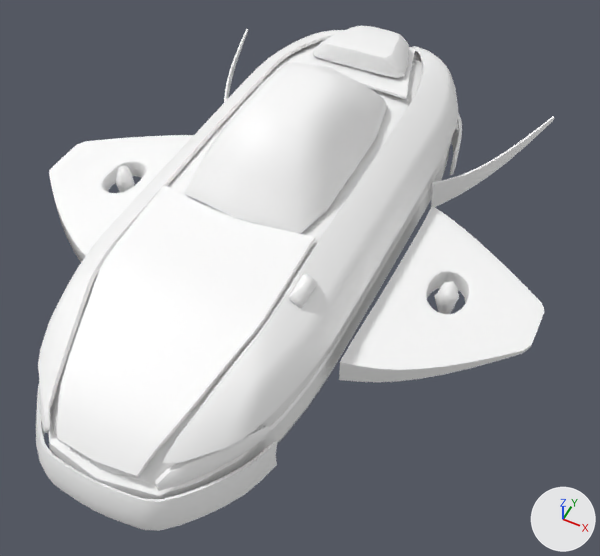
An edit to the FBX model Proj_Uber_Planetary/Assets/_Project/Models/Taxi Variant 1.fbx, drawn before and after from the same camera.
One viewpoint serves both versions: a 50 mm lens placed at (2.86, -6.03, 7.33), pointed at (0.1, -0.52, 0.44). Arrows for +X, +Y and +Z are at lower right; the lights stay in place. Where no turn or scale is listed for an object, it has been applied to the vertices.

Names of what the first picture shows: 'Base', 'Dome', 'Front_Bumper', 'Hood', 'Left_Crystal', 'Left_Exterior', 'Left_Light', 'Left_Tail', 'Left_Wing', 'Outer_Engine', 'Right_Crystal', 'Right_Exterior', 'Right_Wing', 'Trunk'.
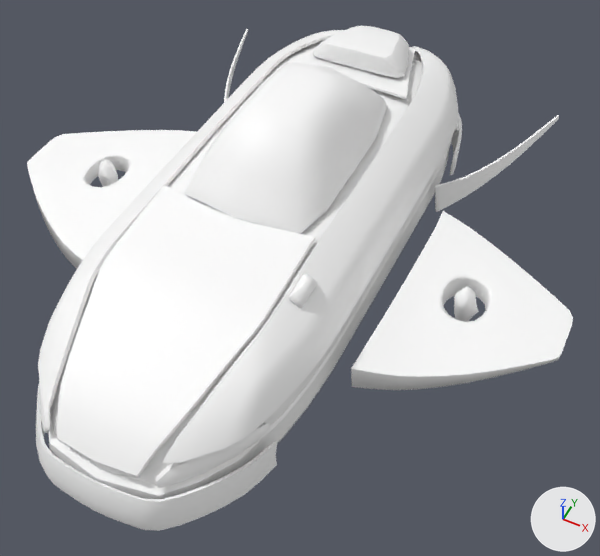
ob_left_wing_001 is not drawn itself; it is the parent of ob_left_wing.

Where the newer file only moved an object's origin or applied its transform, the numbers keep the older frame.

Edits to the bpy script that builds the scene:
```text
Change me_mesh_013:
    where me_mesh_013.from_pydata(...)  # 114 vertices, 112 faces; spans x -0.135..0.135, y -0.116..0.116, z -0.303..0.303
    me_mesh_013 part 2: the whole mesh is turned -90 degrees about the x axis through its middle and scaled by 100
Change me_mesh_016:
    used by ob_left_tail; location = (0.96, 1.44, 0.39)
    remove me_mesh_016.from_pydata(...)  # 96 vertices, 94 faces; spans x -0.06..0.89, y -0.01..2.24, z -0.21..0.22
    add me_mesh_016.from_pydata(...)  # 96 vertices, 94 faces; spans x -0.02..0.96, y -0.01..2.24, z -0.21..0.22
    me_mesh_016 part 1: 96 vertices removed from x -0.06..0.89, y -0.01..2.24, z -0.21..0.22; 96 vertices added at x -0.02..0.96, y -0.01..2.24, z -0.21..0.22
Add me_mesh_014_1:
    me_mesh_014_1.from_pydata(...)  # 286 vertices, 286 faces; spans x -2.0..181.0, y -20.0..20.0, z -129.0..129.0
    me_mesh_014_1.materials.append(mat_lambert1)  # its picture is missing
Add me_mesh_015_1:
    me_mesh_015_1.from_pydata(...)  # 114 vertices, 112 faces; spans x -0.149..0.149, y -0.116..0.116, z -0.303..0.303
    me_mesh_015_1.materials.append(mat_lambert1)  # its picture is missing
Change ob_right_wing_001:
    ob_right_wing_001: bpy.data.objects.new('Right_Wing.001', None) -> bpy.data.objects.new('Right_Wing.001', me_mesh_014_1)
    ob_right_wing_001.parent: ob_wings -> ob_left_wing
    ob_right_wing_001.location: (0.0, 0.0, 0.0) -> (212.5, 36.3, 16.28)
Change ob_left_light:
    ob_left_light.location: (0.45, -2.97, 0.65) -> (0.44, -2.95, 0.66)
Change ob_left_wing_001:
    ob_left_wing_001.scale: (1.0, 1.0, 1.0) -> (1.1, 1.0, 1.0)
Change ob_right_crystal:
    ob_right_crystal: bpy.data.objects.new('Right_Crystal', me_mesh_015) -> bpy.data.objects.new('Right_Crystal', me_mesh_013)
    ob_right_crystal.parent: ob_right_wing_001 -> ob_left_wing_001
Change ob_right_wing:
    ob_right_wing.parent: ob_right_wing_001 -> ob_left_wing_001
Change ob_left_wing:
    ob_left_wing: bpy.data.objects.new('Left_Wing', me_mesh_012) -> bpy.data.objects.new('Left_Wing', None)
    ob_left_wing.parent: ob_left_wing_001 -> ob_wings
    ob_left_wing.location: (99.6, 39.75, 16.72) -> (-96.77, 0.0, 0.0)
Remove ob_left_crystal:
    ob_left_crystal = bpy.data.objects.new('Left_Crystal', me_mesh_013)
    ob_left_crystal.location = (1.65, -0.03, 0.36)
Change ob_left_tail:
    ob_left_tail.location: (0.96, 1.44, 0.39) -> (0.96, 1.44, 0.35)
Add ob_right_crystal_001:
    ob_right_crystal_001 = bpy.data.objects.new('Right_Crystal.001', me_mesh_015_1)
    ob_right_crystal_001.location = (1.87, -0.03, 0.36)
```

What differs and where, as boxes [x1, y1, x2, y2] in the pictures (600 x 556 px; the box of a moved part takes in the faces that stretch with it):
'Right_Wing.001', now drawn
    after: [351, 211, 573, 390]
'Left_Wing', no longer drawn
    before: [339, 206, 544, 382]
'Right_Wing', rescaled, moved
    before: [49, 135, 194, 262]
    after: [27, 130, 197, 269]
'Left_Tail', reshaped, moved (7% taller)
    before: [431, 116, 554, 207]
    after: [434, 115, 559, 212]
'Left_Light', moved
    before: [155, 425, 271, 491]
    after: [155, 423, 271, 488]
'Right_Crystal', mesh turned, rescaled, moved, reshaped
    before: [115, 166, 135, 192]
    after: [98, 159, 118, 186]
'Right_Crystal.001', added
    after: [454, 286, 479, 322]
'Left_Crystal', deleted
    before: [434, 281, 459, 314]
part 2 of me_mesh_013, moved or reshaped
    before: [434, 281, 459, 314]
    after: [98, 159, 118, 186]
